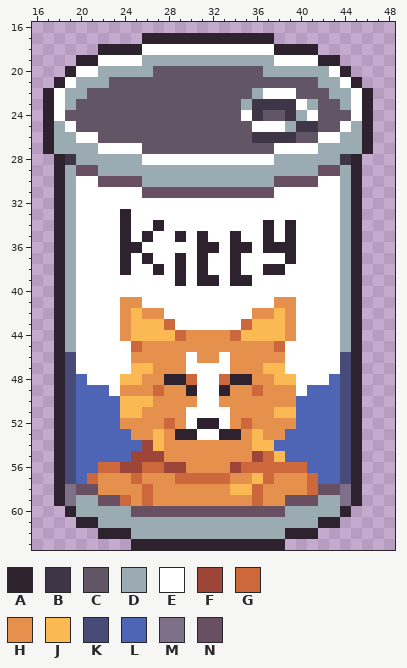
Pixel-art sprite: assets/textures/feed_cat/food.png. The picture above was drawn from the file before the commit.
The file is 64x64 pixels. Shown: x 16..48, y 16..63.
Palette (. is transparent): A #2e222f  B #3e3546  C #625565  D #9babb2  E #ffffff  F #9e4539  G #cd683d  H #e6904e  J #fbb954  K #484a77  L #4d65b4  M #7f708a  N #694f62
New version:
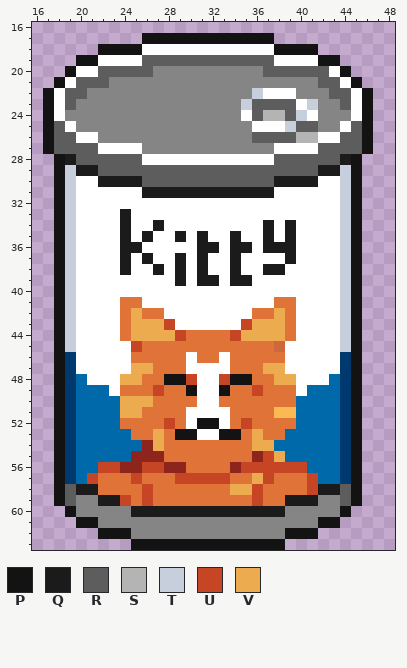
Colours new in this view: P #131313  Q #1b1b1b  R #5d5d5d  S #b4b4b4  T #c7cfdd  U #c64524  V #edab50
Edits made:
colour C: #625565 -> #858585
colour F: #9e4539 -> #8e251d
colour H: #e6904e -> #e07438
colour K: #484a77 -> #00396d
colour L: #4d65b4 -> #0069aa
y 17: x 26..37 AAAAAAAAAAAA -> PPPPPPPPPPPP
y 18: x 22..25 AAAA -> PPPP; x 38..41 AAAA -> PPPP
y 19: x 20..21 AA -> PP; x 26..37 DDDDDDDDDDDD -> RRRRRRRRRRRR; x 42..43 AA -> PP
y 20: x 19 A -> P; x 22..26 DDDDD -> RRRRR; x 37..42 DDDDDD -> RRRRRR; x 44 A -> P
y 21: x 18 A -> P; x 20..22 DDD -> RRR; x 42..43 DD -> RR; x 45 A -> P
y 22: x 17 A -> P; x 19..20 DD -> RR; x 36 D -> T; x 43..44 DD -> RR; x 46 A -> P
y 23: x 17 A -> P; x 19 D -> R; x 35..39 DBBBB -> TRRRR; x 41 D -> T; x 44 D -> R; x 46 A -> P
y 24: x 17 A -> P; x 36..40 BCCBD -> RSSRT; x 46 A -> P
y 25: x 17..18 AD -> PR; x 39..41 DBB -> TRR; x 45..46 DA -> RP
y 26: x 17..19 ADD -> PRR; x 36..41 BBBBCC -> RRRRSS; x 44..46 DDA -> RRP
y 27: x 17..21 ADDDD -> PRRRR; x 42..46 DDDDA -> RRRRP
y 28: x 18..25 ABDDDDDD -> PQRRRRRR; x 38..45 DDDDDDBA -> RRRRRRQP
y 29: x 18..45 ADNNDDDDDDDDDDDDDDDDDDDDNNDA -> PTQQRRRRRRRRRRRRRRRRRRRRQQTP
y 30: x 18..19 AD -> PT; x 22..41 NNNNDDDDDDDDDDDDNNNN -> QQQQRRRRRRRRRRRRQQQQ; x 44..45 DA -> TP
y 31: x 18..19 AD -> PT; x 26..37 NNNNNNNNNNNN -> QQQQQQQQQQQQ; x 44..45 DA -> TP
y 32: x 18..19 AD -> PT; x 44..45 DA -> TP
y 33: x 18..19 AD -> PT; x 24 A -> Q; x 44..45 DA -> TP
y 34: x 18..19 AD -> PT; x 24 A -> Q; x 27 A -> Q; x 37 A -> Q; x 39 A -> Q; x 44..45 DA -> TP
y 35: x 18..19 AD -> PT; x 24 A -> Q; x 26 A -> Q; x 29 A -> Q; x 31 A -> Q; x 34 A -> Q; x 37 A -> Q; x 39 A -> Q; x 44..45 DA -> TP
y 36: x 18..19 AD -> PT; x 24..25 AA -> QQ; x 31..32 AA -> QQ; x 34..35 AA -> QQ; x 37..39 AAA -> QQQ; x 44..45 DA -> TP
y 37: x 18..19 AD -> PT; x 24 A -> Q; x 26 A -> Q; x 29 A -> Q; x 31 A -> Q; x 34 A -> Q; x 39 A -> Q; x 44..45 DA -> TP
y 38: x 18..19 AD -> PT; x 24 A -> Q; x 27 A -> Q; x 29 A -> Q; x 31 A -> Q; x 34 A -> Q; x 37..38 AA -> QQ; x 44..45 DA -> TP
y 39: x 18..19 AD -> PT; x 29 A -> Q; x 31..32 AA -> QQ; x 34..35 AA -> QQ; x 44..45 DA -> TP
y 40..41: x 18..19 AD -> PT; x 44..45 DA -> TP
y 42: x 18..19 AD -> PT; x 25 J -> V; x 38 J -> V; x 44..45 DA -> TP
y 43: x 18..19 AD -> PT; x 25..28 JJJG -> VVVU; x 35..38 GJJJ -> UVVV; x 44..45 DA -> TP
y 44: x 18..19 AD -> PT; x 25..29 JJJJG -> VVVVU; x 34..38 GJJJJ -> UVVVV; x 44..45 DA -> TP
y 45: x 18..19 AD -> PT; x 25 G -> U; x 44..45 DA -> TP
y 46: x 18 A -> P; x 45 A -> P
y 47: x 18 A -> P; x 25..26 JJ -> VV; x 37..38 JJ -> VV; x 45 A -> P
y 48: x 18 A -> P; x 24..25 JJ -> VV; x 28..30 AAG -> PPU; x 33..35 GAA -> UPP; x 38..39 JJ -> VV; x 45 A -> P
y 49: x 18 A -> P; x 27 G -> U; x 30 A -> P; x 33 A -> P; x 36 G -> U; x 45 A -> P
y 50: x 18 A -> P; x 24..26 JJJ -> VVV; x 45 A -> P
y 51: x 18 A -> P; x 24..25 JJ -> VV; x 45 A -> P
y 52: x 18 A -> P; x 28 G -> U; x 31..32 AA -> PP; x 35 G -> U; x 45 A -> P
y 53: x 18 A -> P; x 27 J -> V; x 29..30 AA -> PP; x 33..34 AA -> PP; x 36 J -> V; x 45 A -> P
y 54: x 18 A -> P; x 27 J -> V; x 36..37 JJ -> VV; x 45 A -> P
y 55: x 18 A -> P; x 37..38 GJ -> UV; x 45 A -> P
y 56: x 18 A -> P; x 22..23 GG -> UU; x 26..27 GG -> UU; x 35..40 GGGGGG -> UUUUUU; x 45 A -> P
y 57: x 18 A -> P; x 21 G -> U; x 25 G -> U; x 29..33 GGGGG -> UUUUU; x 36..37 JG -> VU; x 41 G -> U; x 45 A -> P
y 58: x 18..21 AMNN -> PRQQ; x 26 G -> U; x 34..36 JJG -> VVU; x 41..45 GNNMA -> UQQRP
y 59: x 18..24 AMDDNNG -> PRCCQQU; x 26 G -> U; x 36 G -> U; x 39..45 NNNDDMA -> QQQCCRP
y 60: x 19..44 ADDDDDNNNNNNNNNNNNNNDDDDDA -> PCCCCCQQQQQQQQQQQQQQCCCCCP
y 61: x 20..43 AADDDDDDDDDDDDDDDDDDDDAA -> PPCCCCCCCCCCCCCCCCCCCCPP
y 62: x 22..41 AAADDDDDDDDDDDDDDAAA -> PPPCCCCCCCCCCCCCCPPP
y 63: x 25..38 AAAAAAAAAAAAAA -> PPPPPPPPPPPPPP
